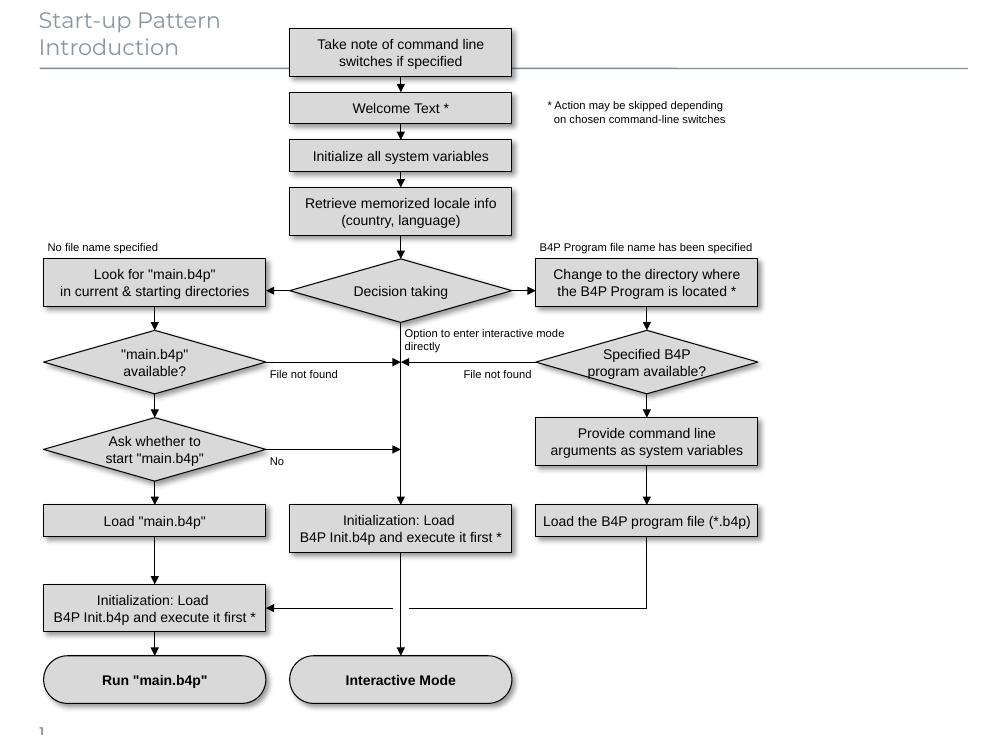
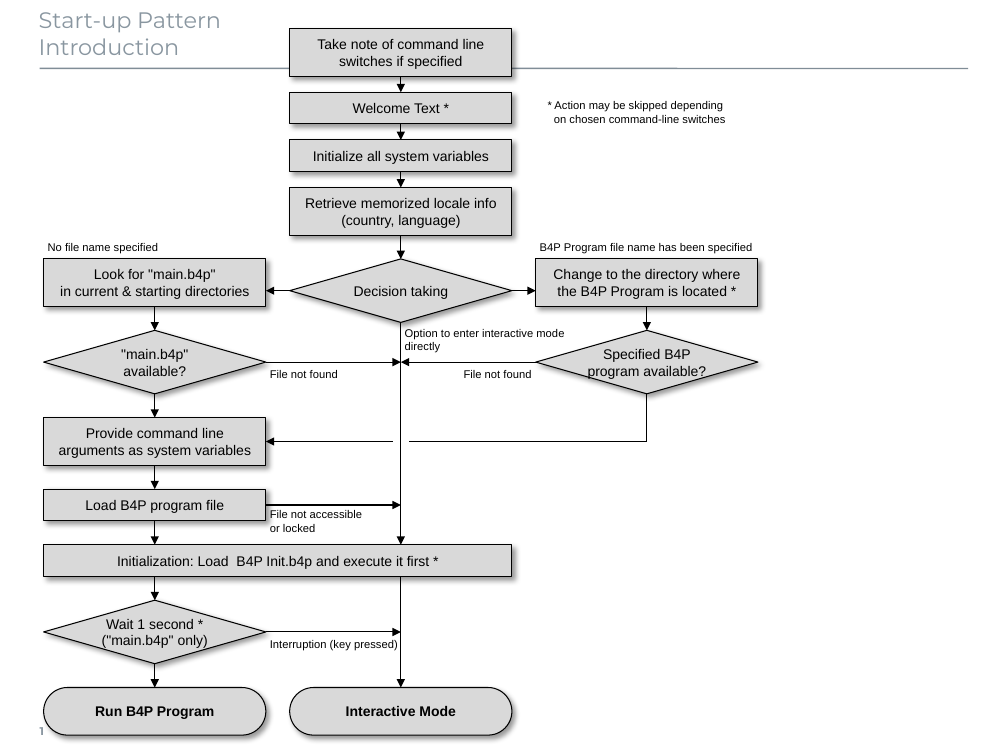
Before and after one commit to georgzurbonsen/B4P_Docu_Maker, a slide deck: slide 1 of source-docs/B4P Illustrations.pptx. Drawn at 1008x756 pixels with LibreOffice and Linux fonts; fonts in the diff are those of the drawing. Boxes give left, top, right and bottom in pixels: in the first picture for what was removed or moved away, otherwise in the second. Text is boxed around its words. In the diff, an @@ line names an element or a change of style, - is before the commit and + after.

```diff
--- a/source-docs/B4P Illustrations.pptx
+++ b/source-docs/B4P Illustrations.pptx
@@ arrow moved from (401, 323) - (401, 505) to (401, 323) - (401, 544) @@
@@ rectangle "Provide command line": place and size @@
-rectangle "Provide command line" at <box>535,417,757,465</box>
+rectangle "Provide command line" at <box>43,417,265,465</box>
@@ arrow moved from (647, 394) - (647, 417) to (647, 394) - (647, 442) @@
@@ arrow (647, 394) - (647, 442): arrow to line @@
@@ arrow moved from (393, 608) - (266, 608) to (393, 442) - (266, 442) @@
@@ line moved from (647, 608) - (409, 608) to (647, 442) - (409, 442) @@
@@ arrow added from (155, 466) to (155, 489), #000000 0.75 pt @@
@@ text removed at <box>270,457,284,465</box> @@
-No
@@ arrow removed from (647, 466) to (647, 505) @@
@@ rectangle "Load B4P program file": place and size @@
-rectangle "Load B4P program file" at <box>43,505,265,537</box>
+rectangle "Load B4P program file" at <box>43,489,265,521</box>
@@ text in rectangle at <box>85,500,224,513</box>: text changed @@
-Load "main.b4p"
+Load B4P program file
@@ arrow moved from (266, 450) - (401, 450) to (266, 505) - (401, 505) @@
@@ rectangle removed at <box>535,505,757,536</box> @@
-Load the B4P program file (*.b4p)
@@ arrow moved from (155, 481) - (155, 505) to (155, 521) - (155, 544) @@
@@ text added at <box>270,510,362,532</box>, 8 pt, text #000000 @@
+File not accessible
+or locked
@@ line removed from (647, 536) to (647, 608) @@
@@ rectangle "Initialization: Load B4P Init.b4p and ...": place and size @@
-rectangle "Initialization: Load B4P Init.b4p and ..." at <box>289,505,511,552</box>
+rectangle "Initialization: Load B4P Init.b4p and ..." at <box>43,544,512,576</box>
@@ rectangle removed at <box>43,585,265,632</box> @@
-Initialization: Load
-B4P Init.b4p and execute it first *
@@ arrow moved from (155, 536) - (155, 585) to (155, 577) - (155, 600) @@
@@ arrow moved from (401, 552) - (401, 656) to (401, 577) - (401, 687) @@
@@ diamond "Wait 1 second *": place and size @@
-diamond "Wait 1 second *" at <box>43,417,265,481</box>
+diamond "Wait 1 second *" at <box>43,600,265,663</box>
@@ text in diamond at <box>102,619,208,649</box>: text changed @@
-Ask whether to
-start "main.b4p"
+Wait 1 second *
+("main.b4p" only)
@@ arrow added from (266, 632) to (401, 632), #000000 0.75 pt @@
@@ text added at <box>270,640,398,650</box>, 8 pt, text #000000 @@
+Interruption (key pressed)
@@ 2 rounded rectangles, 1 arrow: place and size @@
-2 rounded rectangles, 1 arrow at <box>43,632,511,704</box>
+2 rounded rectangles, 1 arrow at <box>43,663,511,735</box>
@@ text in rounded rectangle at <box>95,706,214,719</box>: text changed @@
-Run "main.b4p"
+Run B4P Program
```
Also in this commit, not shown: 12 other files.
